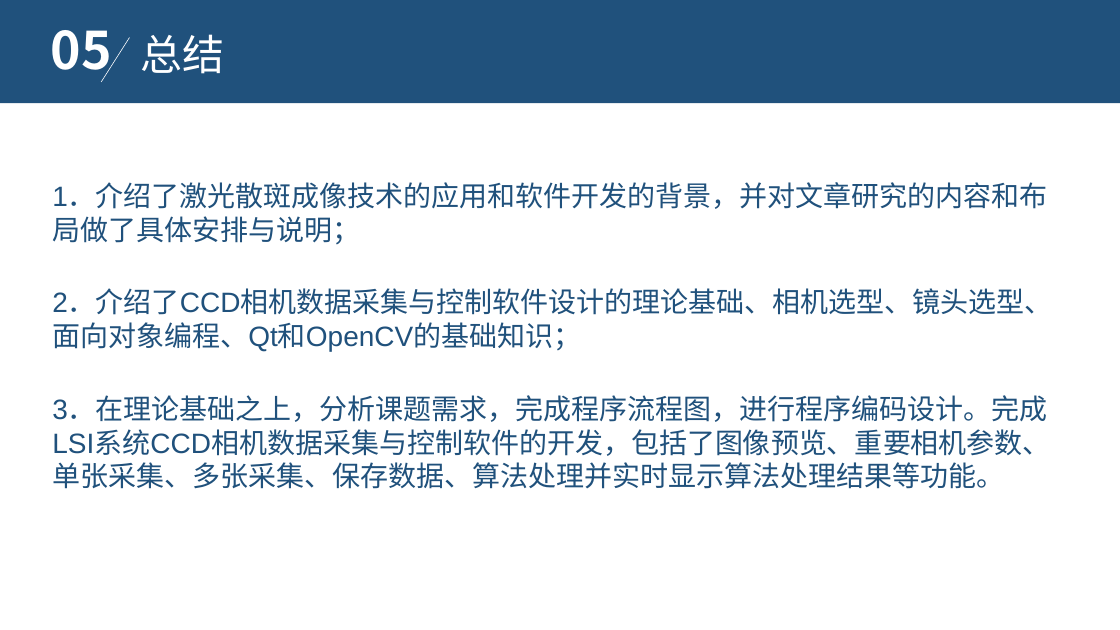
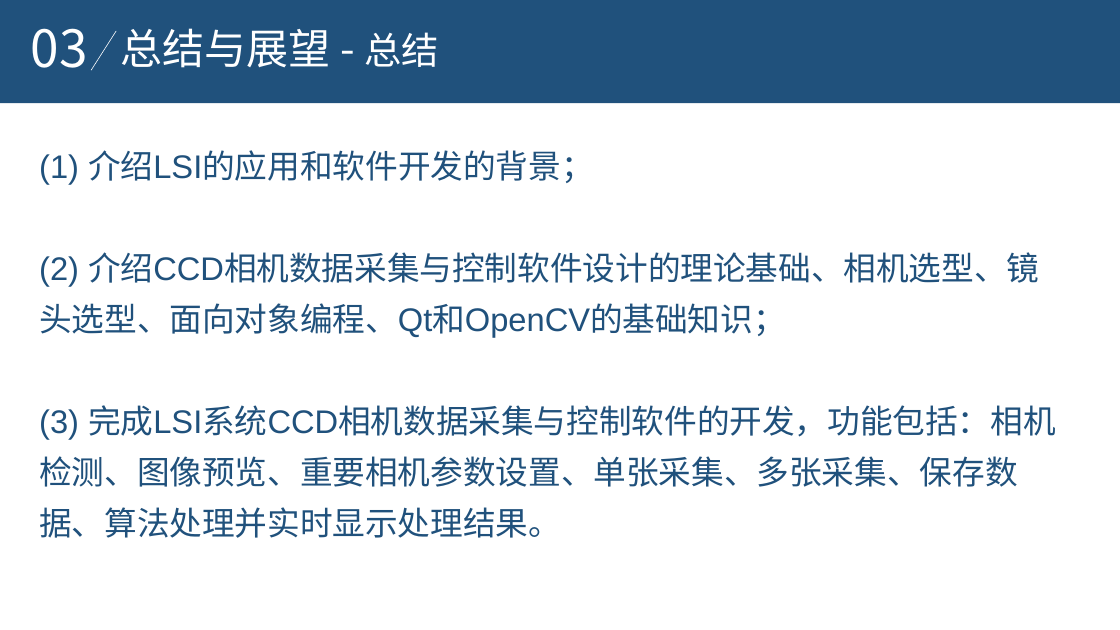
Before and after one commit to aihes/PylonCamera, a slide deck: slide 11 of paper/激光散斑系统CCD相机数据采集控制软件设计.ppt (slide 16 before the commit). Drawn at 1120x630 pixels with LibreOffice and Linux fonts; fonts in the diff are those of the drawing; background and template pictures are left out. Boxes give left, top, right and bottom in pixels: in the first picture for what was removed or moved away, otherwise in the second. Text is boxed around its words. In the diff, an @@ line names an element or a change of style, - is before the commit and + after.

```diff
--- a/paper/激光散斑系统CCD相机数据采集控制软件设计.ppt
+++ b/paper/激光散斑系统CCD相机数据采集控制软件设计.ppt
@@ text added at [31,28,88,68], 44 pt, text #FFFFFF @@
+03
@@ text at [121,28,439,68]: text changed @@
-总结
+总结与展望 - 总结
@@ text removed at [51,30,112,82] @@
-05
@@ line moved from (129, 38) - (101, 82) to (116, 31) - (91, 71) @@
@@ text at [39,150,1056,538]: text changed; size 24 to 28 pt @@
-1．介绍了激光散斑成像技术的应用和软件开发的背景，并对文章研究的内容和布局做了具体安排与说明；
-2．介绍了CCD相机数据采集与控制软件设计的理论基础、相机选型、镜头选型、面向对象编程、Qt和OpenCV的基础知识；
-3．在理论基础之上，分析课题需求，完成程序流程图，进行程序编码设计。完成LSI系统CCD相机数据采集与控制软件的开发，包括了图像预览、重要相机参数、单张采集、多张采集、保存数据、算法处理并实时显示算法处理结果等功能。
+(1) 介绍LSI的应用和软件开发的背景；
+(2) 介绍CCD相机数据采集与控制软件设计的理论基础、相机选型、镜头选型、面向对象编程、Qt和OpenCV的基础知识；
+(3) 完成LSI系统CCD相机数据采集与控制软件的开发，功能包括：相机检测、图像预览、重要相机参数设置、单张采集、多张采集、保存数据、算法处理并实时显示处理结果。
```
Also in this commit, not shown: 9 other slides changed, 2 slides added, 7 slides removed, 4 other files.
